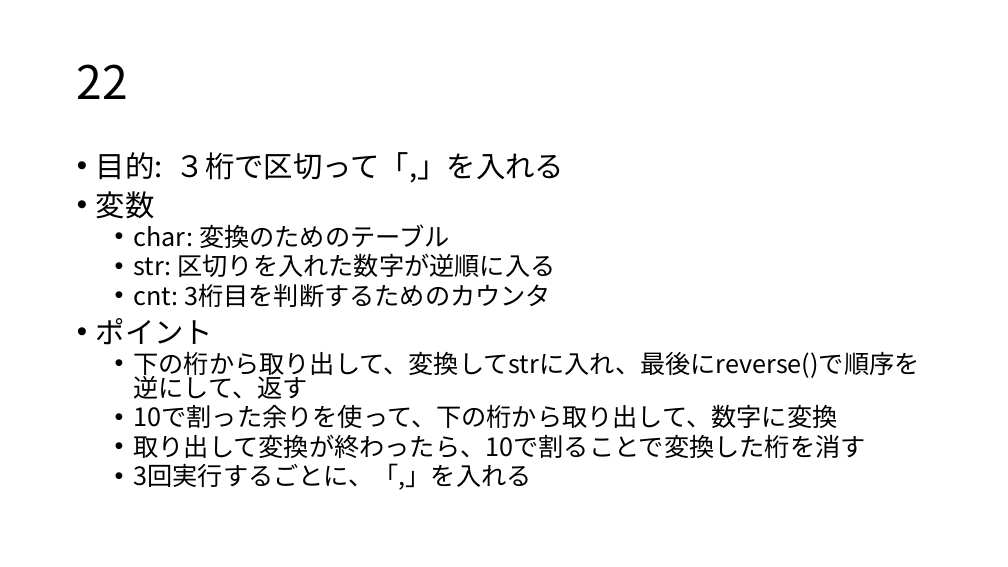
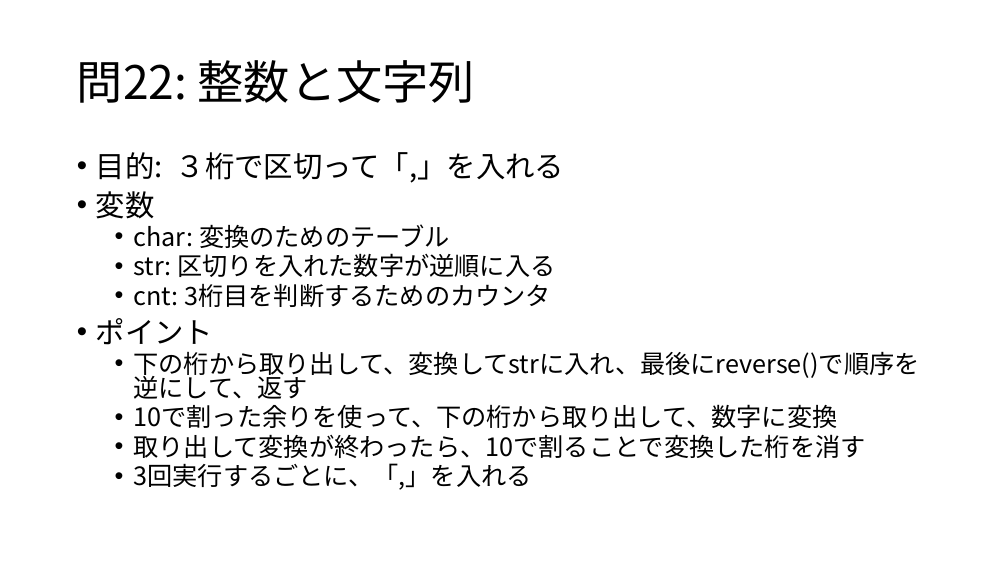
Before and after one commit to osamu377/FromZero, a slide deck: slide 3 of 問題集/問21-25.pptx. Drawn at 1008x567 pixels with LibreOffice and Linux fonts; fonts in the diff are those of the drawing. Boxes give left, top, right and bottom in pixels: in the first picture for what was removed or moved away, otherwise in the second. Text is boxed around its words. In the diff, an @@ line names an element or a change of style, - is before the commit and + after.

```diff
--- a/問題集/問21-25.pptx
+++ b/問題集/問21-25.pptx
@@ title at <box>77,60,475,103</box>: text changed @@
-22
+問22: 整数と文字列
```
Also in this commit, not shown: 4 other slides changed, 1 slide added, 1 slide removed, 15 other files.
